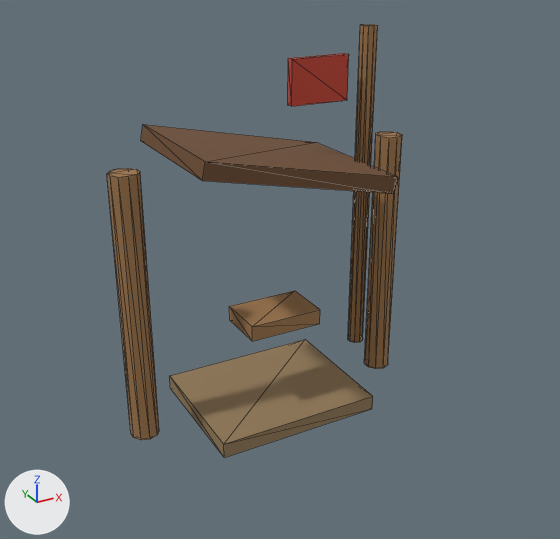
What one commit did to the glTF model SanguoSLG.Game/assets/models/field-scout.glb.
The view is the same before and after, from a camera (50 mm lens) standing at (-0.524, -0.99, 0.742) and looking at (0.011, -0.019, 0.256). The axes (+X, +Y, +Z) are drawn at lower left. The lights are the same throughout. The older version comes first. Mesh edges are drawn as thin lines. Where no turn or scale is listed for an object, it has been applied to the vertices. Vertices at exactly the same position are counted once.

Objects in the first picture: 'camouflage_floor', 'lean_to', 'map_table', 'scout_post', 'scout_post.001', 'signal_cloth', 'signal_flag'.
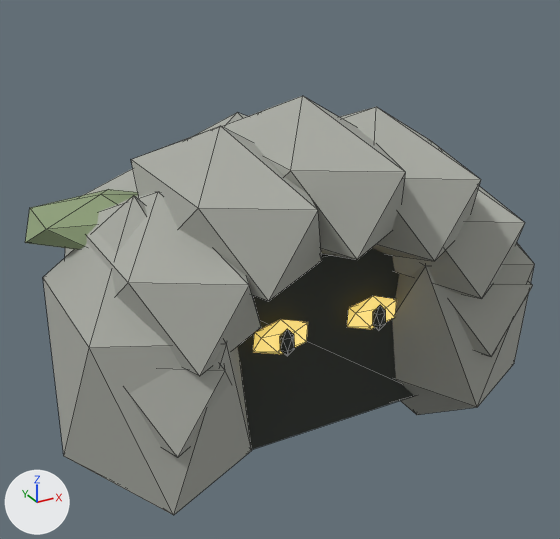
Where the change shows, as pixel boxes [x1, y1, x2, y2] in the pictures (560 x 539 px; the box of a moved part takes in the faces that stretch with it):
'cave_jamb', added
    after: [43, 196, 252, 515]
'map_table', recoloured, reshaped, moved, rescaled
    before: [229, 291, 320, 341]
    after: [237, 248, 414, 450]
'cave_arch.004', added
    after: [131, 126, 322, 301]
'cave_arch.005', added
    after: [86, 192, 261, 376]
'cave_arch.003', added
    after: [222, 96, 406, 260]
'camouflage_floor', deleted (brown)
    before: [170, 340, 373, 458]
'cave_jamb.001', added
    after: [392, 243, 535, 415]
'lean_to', deleted (brown)
    before: [141, 125, 398, 194]
'cave_arch.002', added
    after: [340, 107, 481, 261]
'scout_post', deleted (brown)
    before: [107, 168, 159, 440]
'cave_arch.001', added
    after: [392, 186, 525, 299]
'scout_post.001', deleted (brown)
    before: [364, 131, 402, 369]
'cave_arch.006', added
    after: [129, 365, 231, 457]
'signal_flag', deleted (brown)
    before: [348, 24, 378, 343]
'moss_cover', added
    after: [25, 189, 138, 250]
'cave_arch', added
    after: [453, 282, 533, 357]
'signal_cloth', deleted (red)
    before: [288, 53, 349, 106]
'watchful_eye', added
    after: [253, 319, 308, 354]
'watchful_eye.001', added
    after: [347, 296, 397, 329]
'cave_back', added (mostly hidden)
    after: [65, 112, 247, 257]
'eye_pupil', added
    after: [280, 329, 295, 356]
'eye_pupil.001', added
    after: [373, 305, 386, 331]
part 1 of me_cube, moved or reshaped
    before: [170, 340, 373, 458]
    after: [237, 248, 414, 450]

Patch to the scene script:
```diff
--- a/SanguoSLG.Game/assets/models/field-scout.glb.py
+++ b/SanguoSLG.Game/assets/models/field-scout.glb.py
@@ me_cube @@
-me_cube.from_pydata(...)  # 8 vertices, 12 faces; spans x -0.135..0.135, y -0.11..0.11, z -0.013..0.013
-me_cube.materials.append(mat_earth)  # brown #957c59
+me_cube.from_pydata(...)  # 8 vertices, 12 faces; spans x -0.5..0.5, y -0.5..0.5, z -0.5..0.5
+# me_cube part 1: the whole mesh is scaled about its middle by (3.7, 4.55, 40)
+me_cube.materials.append(mat_cave_shadow)  # dark grey #2c302b
@@ ob_camouflage_floor @@
-ob_camouflage_floor = bpy.data.objects.new('camouflage_floor', me_cube)
@@ ob_lean_to @@
-ob_lean_to = bpy.data.objects.new('lean_to', me_cube_001)
@@ ob_map_table @@
-ob_map_table = bpy.data.objects.new('map_table', me_cube_002)
-ob_map_table.location = (0.0, -0.02, 0.18)
-ob_map_table.scale = (0.12, 0.08, 0.025)
+ob_map_table = bpy.data.objects.new('map_table', me_cube)
+ob_map_table.location = (0.0, -0.145, 0.19)
+ob_map_table.scale = (0.4, 0.025, 0.28)
@@ ob_scout_post @@
-ob_scout_post = bpy.data.objects.new('scout_post', me_cylinder)
@@ ob_scout_post_001 @@
-ob_scout_post_001 = bpy.data.objects.new('scout_post.001', me_cylinder_001)
@@ ob_signal_cloth @@
-ob_signal_cloth = bpy.data.objects.new('signal_cloth', me_cube_003)
@@ ob_signal_flag @@
-ob_signal_flag = bpy.data.objects.new('signal_flag', me_cylinder_002)
@@ ob_watchful_eye_001 @@
+ob_watchful_eye_001 = bpy.data.objects.new('watchful_eye.001', me_icosphere_012)  # an icosphere of 20 faces spanning x -0.0429..0.0429, y -0.0153..0.0153, z -0.027..0.027; in mat_watchful_eyes (beige #f8ebaa, glowing yellow #d4b452)
+ob_watchful_eye_001.location = (0.075, -0.177, 0.235)
@@ ob_watchful_eye @@
+ob_watchful_eye = bpy.data.objects.new('watchful_eye', me_icosphere_012.copy())
+ob_watchful_eye.location = (-0.075, -0.177, 0.235)
@@ ob_moss_cover @@
+ob_moss_cover = bpy.data.objects.new('moss_cover', me_icosphere_014)  # an icosphere of 20 faces spanning x -0.107..0.107, y -0.077..0.077, z -0.035..0.035; in mat_cave_moss (greyish green #8ea079)
+ob_moss_cover.location = (-0.25, 0.015, 0.375)
@@ ob_eye_pupil_001 @@
+ob_eye_pupil_001 = bpy.data.objects.new('eye_pupil.001', me_icosphere_013)  # an icosphere of 20 faces spanning x -0.0107..0.0107, y -0.0077..0.0077, z -0.021..0.021; in mat_cave_shadow (dark grey #2c302b)
+ob_eye_pupil_001.location = (0.075, -0.195, 0.235)
@@ ob_eye_pupil @@
+ob_eye_pupil = bpy.data.objects.new('eye_pupil', me_icosphere_013.copy())
+ob_eye_pupil.location = (-0.075, -0.195, 0.235)
@@ ob_cave_jamb_001 @@
+ob_cave_jamb_001 = bpy.data.objects.new('cave_jamb.001', me_icosphere_002)  # an icosphere of 20 faces spanning x -0.125..0.125, y -0.179..0.179, z -0.24..0.24; in mat_stone (grey #a8aaa2)
+ob_cave_jamb_001.location = (0.24, -0.1, 0.2)
@@ ob_cave_jamb @@
+ob_cave_jamb = bpy.data.objects.new('cave_jamb', me_icosphere_002.copy())
+ob_cave_jamb.location = (-0.24, -0.1, 0.2)
@@ ob_cave_back @@
+ob_cave_back = bpy.data.objects.new('cave_back', me_icosphere)  # an icosphere of 20 faces spanning x -0.313..0.313, y -0.187..0.187, z -0.26..0.26; in mat_stone (grey #a8aaa2)
+ob_cave_back.location = (0.0, 0.1, 0.22)
@@ ob_cave_arch_006 @@
+ob_cave_arch_006 = bpy.data.objects.new('cave_arch.006', me_icosphere_009)  # an icosphere of 20 faces spanning x -0.103..0.103, y -0.187..0.187, z -0.11..0.11; in mat_stone (grey #a8aaa2)
+ob_cave_arch_006.location = (-0.24, -0.1, 0.23)
@@ ob_cave_arch_005 @@
+ob_cave_arch_005 = bpy.data.objects.new('cave_arch.005', me_icosphere_009.copy())
+ob_cave_arch_005.location = (-0.208, -0.1, 0.33)
@@ ob_cave_arch_004 @@
+ob_cave_arch_004 = bpy.data.objects.new('cave_arch.004', me_icosphere_009.copy())
+ob_cave_arch_004.location = (-0.12, -0.1, 0.403)
@@ ob_cave_arch_003 @@
+ob_cave_arch_003 = bpy.data.objects.new('cave_arch.003', me_icosphere_009.copy())
+ob_cave_arch_003.location = (0.0, -0.1, 0.43)
@@ ob_cave_arch_002 @@
+ob_cave_arch_002 = bpy.data.objects.new('cave_arch.002', me_icosphere_009.copy())
+ob_cave_arch_002.location = (0.12, -0.1, 0.403)
@@ ob_cave_arch_001 @@
+ob_cave_arch_001 = bpy.data.objects.new('cave_arch.001', me_icosphere_009.copy())
+ob_cave_arch_001.location = (0.208, -0.1, 0.33)
@@ ob_cave_arch @@
+ob_cave_arch = bpy.data.objects.new('cave_arch', me_icosphere_009.copy())
+ob_cave_arch.location = (0.24, -0.1, 0.23)
```
